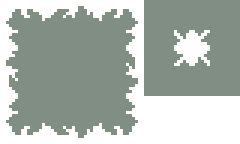
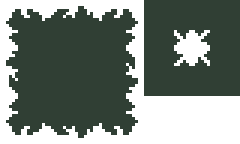
The second 240 × 144 image is a revision of the first. Changes to its layers:
added layer "Corners copy" (90%) above "Corners" over [6, 0, 240, 138]
hid group "Corners" (4 layers), blend pass through → normal over [6, 9, 138, 135]
hid "Layer 4 copy 6" over [96, 96, 138, 135]
hid "Layer 4 copy 5" over [6, 9, 48, 48]
hid "Layer 4 copy 4" over [6, 96, 48, 135]
hid "Layer 4 copy 3" (1st of 2, in "Corners") over [96, 9, 138, 48]
hid group "Sides" (4 layers), blend pass through → normal over [6, 6, 138, 138]
hid "Layer 4 copy 3" (2nd of 2, in "Sides") over [6, 48, 48, 96]
hid "Layer 4 copy 2" (1st of 2, in "Sides") over [48, 96, 96, 138]
hid "Layer 4 copy" over [96, 48, 138, 96]
hid "Layer 4" over [48, 6, 96, 48]
hid "Layer 4 copy 9" over [144, 0, 192, 48]
hid "Layer 4 copy 8" over [144, 48, 192, 96]
hid "Layer 4 copy 7" over [192, 48, 240, 96]
hid "Layer 4 copy 2" (2nd of 2) over [192, 0, 240, 48]
hid "Layer 3" over [48, 48, 96, 96]
